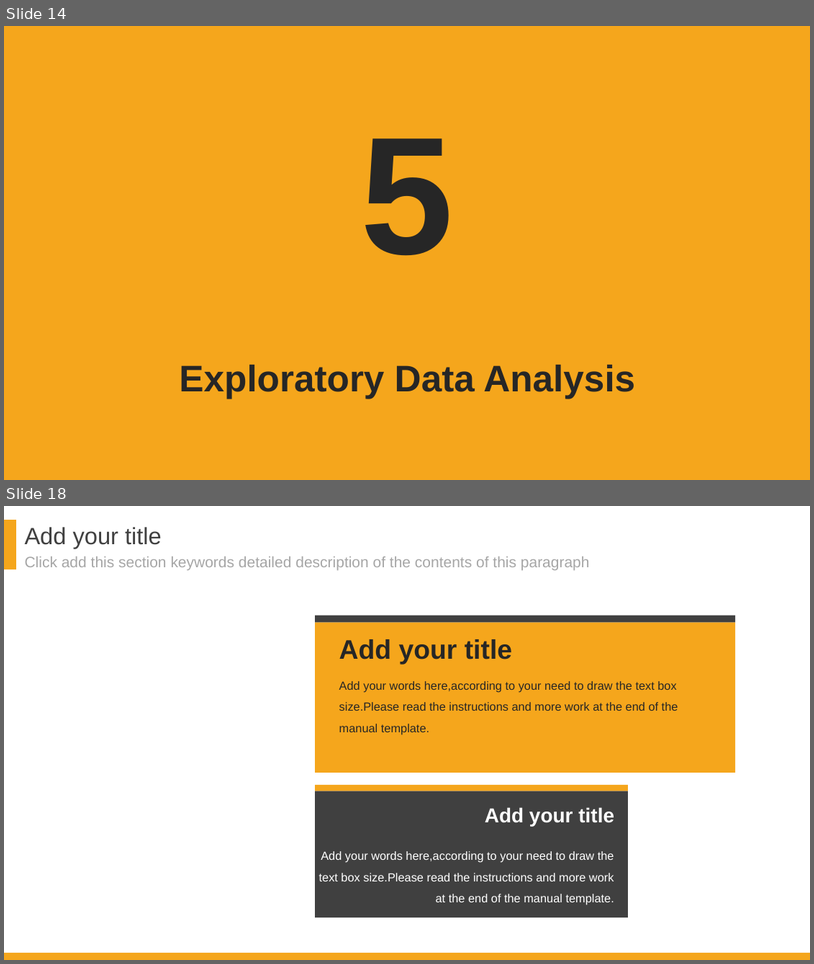
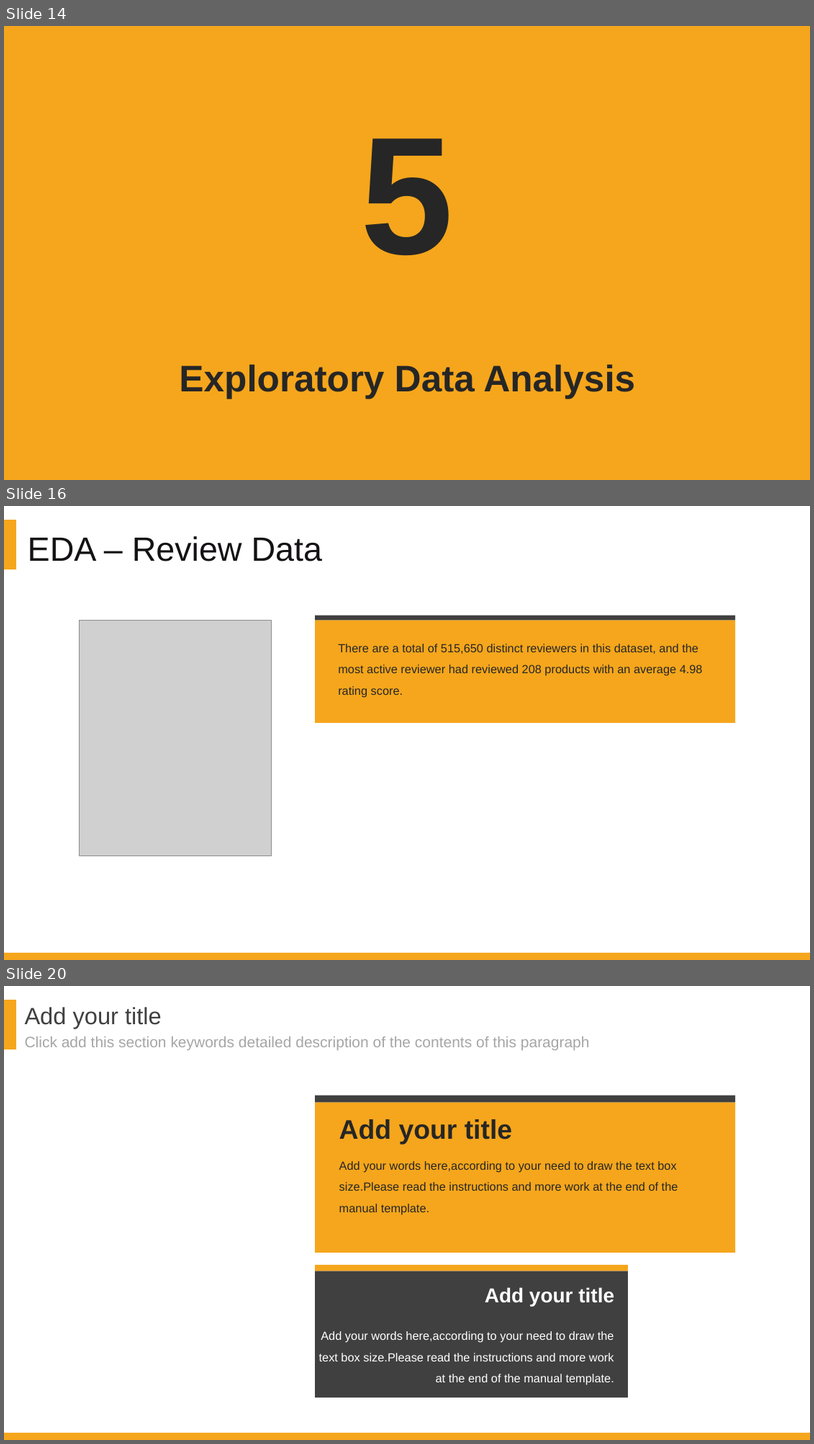
Before and after one commit to DATA-606-SPRING-2022/Jin_DATA606, a slide deck: presentation/Project_Presentation_EDA_v1.1.pptx. Shown one above the other, each under a label of ours: slides 14 and 18 before the commit, slides 14, 16 and 20 after it; the slides between them are not shown. The pictures are 814x964 and 814x1444 pixels, drawn with LibreOffice and Linux fonts; fonts in the diff are those of the drawing; grey boxes stand for pictures; background and template pictures are left out. Boxes give left, top, right and bottom in pixels: in the first picture for what was removed or moved away, otherwise in the second. Text is boxed around its words. In the diff, an @@ line names an element or a change of style, - is before the commit and + after.

```diff
--- a/presentation/Project_Presentation_EDA_v1.1.pptx
+++ b/presentation/Project_Presentation_EDA_v1.1.pptx
@@ slide 16 added at (4, 506, 810, 960), background #FFFFFF; not listed: 4 template elements that a slide beside it also shows @@
@@ text added at (28, 536, 322, 561), 40 pt, text #141214 @@
+EDA – Review Data
@@ picture added at (79, 620, 271, 856) @@
@@ rectangle added at (316, 620, 736, 723), fill #F5A61C @@
@@ rectangle added at (316, 615, 736, 620), fill #404040 @@
@@ text added at (338, 644, 703, 697), 14 pt, text #262626 @@
+There are a total of 515,650 distinct reviewers in this dataset, and the most active reviewer had reviewed 208 products with an average 4.98 rating score.
@@ what was slide 18 is now slide 20 @@
```
Also in this commit, not shown: 1 slide changed, 1 other slide added.
